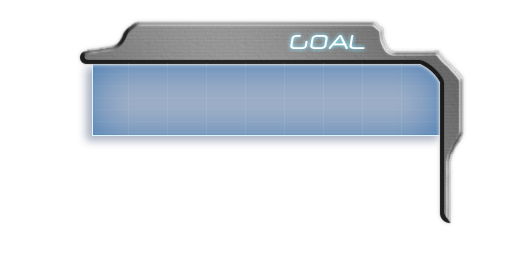
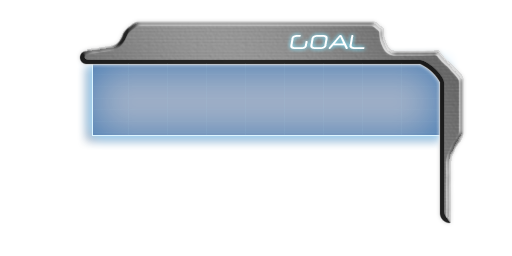
The second w=512, h=256 image is a revision of the first. Changes to its layers:
pixels changed over <box>79,49,457,149</box> (layer not identified)
